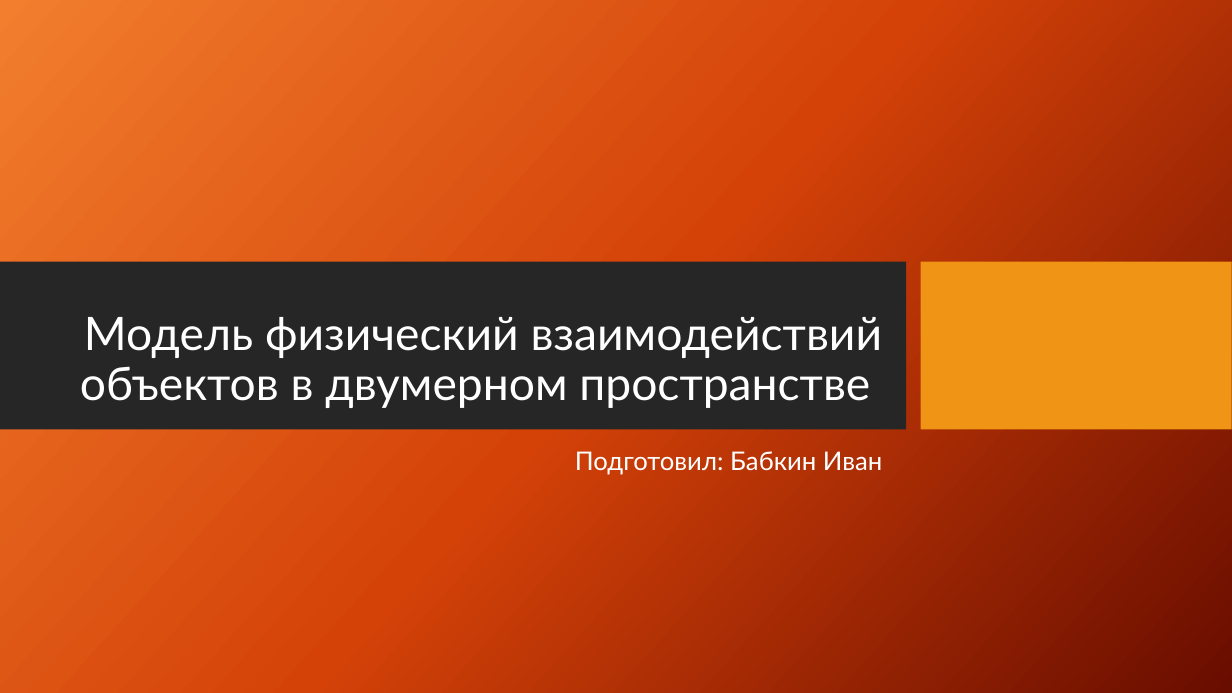
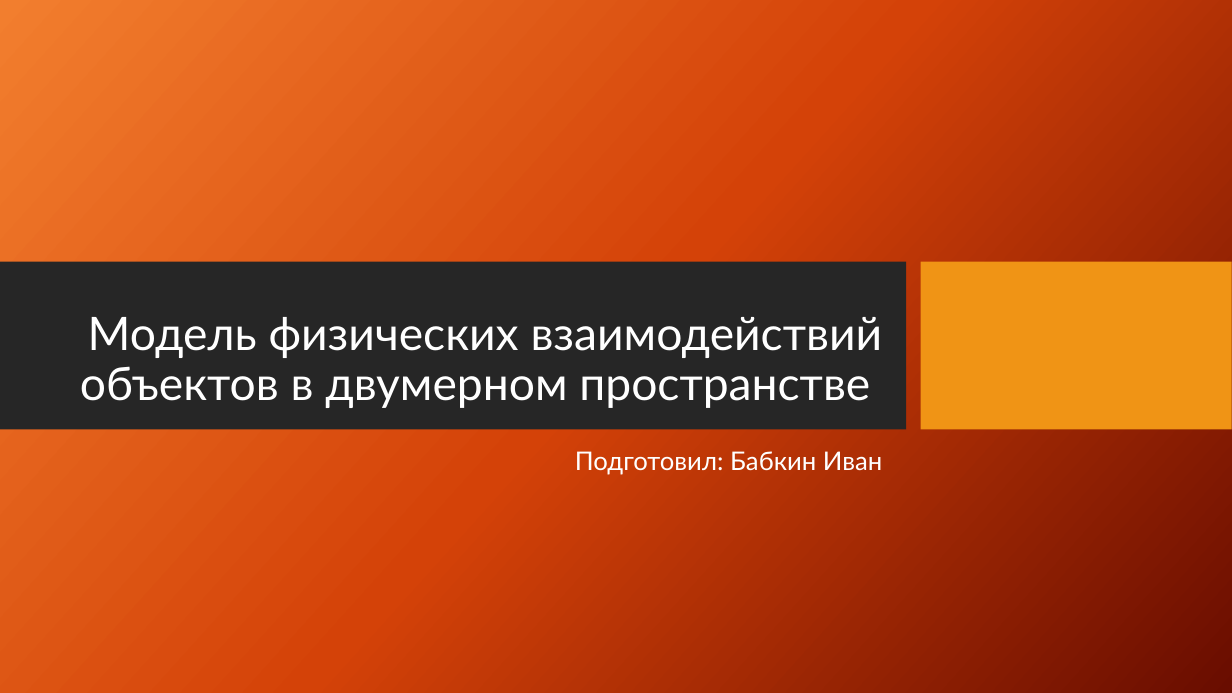
Before and after one commit to kameker/IPB2D, a slide deck: slide 1 of Модель физический взаимодействий объектов в двумерном пространстве.pptx. Drawn at 1232x693 pixels with LibreOffice and Linux fonts; fonts in the diff are those of the drawing; background and template pictures are left out. Boxes give left, top, right and bottom in pixels: in the first picture for what was removed or moved away, otherwise in the second. Text is boxed around its words. In the diff, an @@ line names an element or a change of style, - is before the commit and + after.

Commit message:
релиз

```diff
--- a/Модель физический взаимодействий объектов в двумерном пространстве.pptx
+++ b/Модель физический взаимодействий объектов в двумерном пространстве.pptx
@@ title at box(80, 317, 883, 408): text changed @@
-Модель физический взаимодействий объектов в двумерном пространстве
+Модель физических взаимодействий объектов в двумерном пространстве
```
